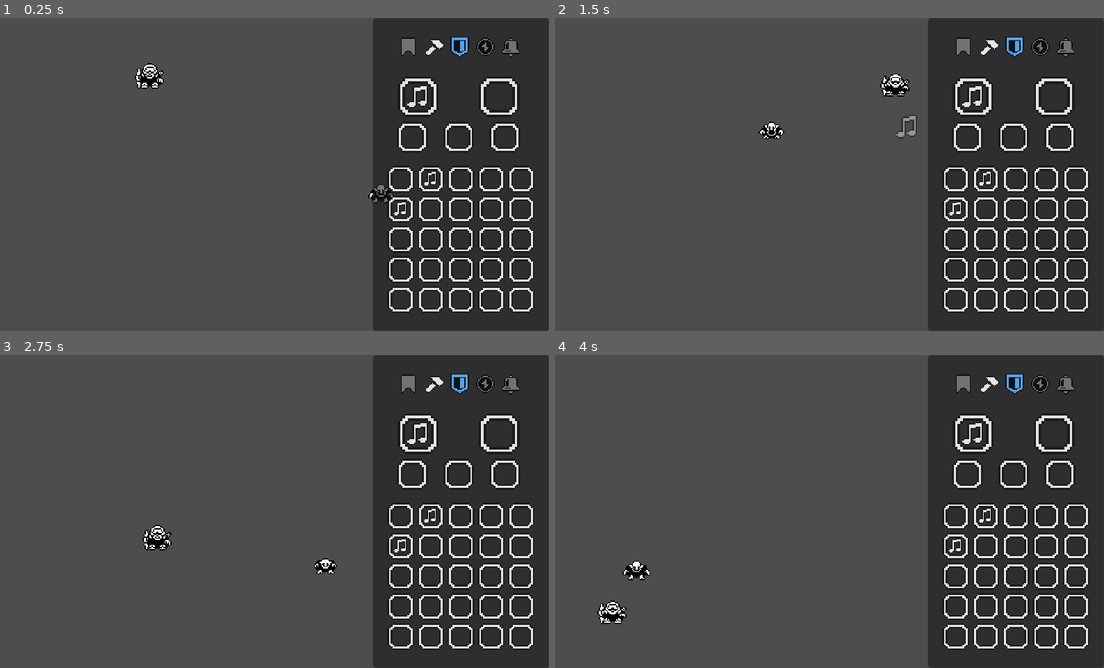
Above: before the commit, frames 1-4 (two rows, left to right).
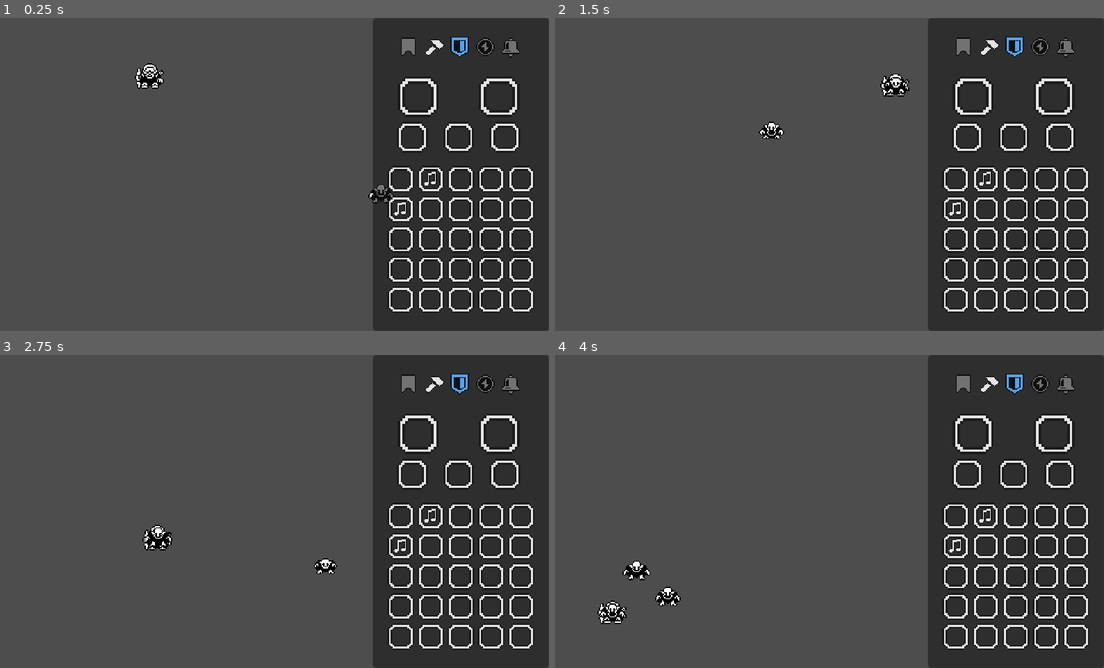
Above: after the commit, the same moments.

Repository: ReyCristian/bullet-kingdom-alchemist
Game: Godot game, scene res://escenas/node_2d.tscn
The game is run twice, just before and just after one commit, with the same random seed, the same clock (stepped at 60 frames per second) and the same inputs. The engine's default icon, where the game draws it, is replaced by a stand-in: a white triangle on a blue panel in a dark square.
Inputs (mouse positions are in pixels of both pictures, inside the frame that each line leads up to):
- Up to frame 1 (0.25 s): no input
- Up to frame 2 (1.5 s): drag from (972, 96) to (895, 171) at 0.52 s; drag from (972, 96) to (736, 146) at 1.27 s
- Up to frame 3 (2.75 s): move the mouse to (499, 433) at 2.02 s; hold Right (ui_right) from 2.03 s (still down); click (499, 433) at 2.1 s
- Up to frame 4 (4 s): release Right (ui_right) at 2.75 s; drag from (966, 473) to (659, 464) at 2.77 s; drag from (1016, 473) to (851, 511) at 3.52 s

The runs differ from the first frame. In frame 1, less than 0.1% of the frame differs, in the area x 74-78%, y 21-29%; in frame 2, 0.3%; in frame 3, 0.2%; in frame 4, 0.3%, in the area x 8-78%, y 21-86%.

Commit message:
recoger basura del suelo

Diff:
--- a/componentes/movimiento_automatico.gd
+++ b/componentes/movimiento_automatico.gd
@@ -15,7 +15,7 @@
 	# Comprueba si hubo colisiones durante este frame
 	if personaje.get_slide_collision_count() > 0:
 		set_random_direction()
-		print("Colisión detectada, nueva dirección aleatoria: ", direction)
+		#print("Colisión detectada, nueva dirección aleatoria: ", direction)
 
 # Función que asigna una nueva dirección basada en un ángulo aleatorio
 func set_random_direction() -> void:
--- a/contenedores/inventario.gd
+++ b/contenedores/inventario.gd
@@ -6,8 +6,8 @@
 
 func _ready():
 	set_tamaño()
-	agregar(load("res://items/armas/gun.tres").duplicate(), 1)
-	agregar(load("res://items/armas/gun.tres").duplicate(), 5)
+	agregar(load("res://items/creados/gun.tres").duplicate(), 1)
+	agregar(load("res://items/creados/gun.tres").duplicate(), 5)
 
 func set_filas(value: int) -> void:
 	filas = value
@@ -34,3 +34,13 @@
 	for i in range(_items.size()):
 		_colocar_slot(_crear_slot(i),i)
 	super._crear_slots()
+
+func agregar(item: Item, index: int = -1) -> Item:
+	if index == -1:
+		index = _items.find(null)
+	return super.agregar(item,index)
+
+func puede_agregar(item: Item, index: int) -> bool:
+	if index == -1:
+		return _items.any(func(x): return x == null)
+	return super.puede_agregar(item, index)
--- /dev/null
+++ b/contenedores/items_sueltos.gd
@@ -0,0 +1,27 @@
+extends Contenedor
+class_name ContenedorItemsSueltos
+
+signal tomar_item(item: Item)
+
+func _ready() -> void:
+	if not is_instance_valid(grid):
+		grid = Control.new()
+		add_child(grid)
+
+func agregar(item: Item, index: int = 0) -> Item:
+	return item
+
+func puede_agregar(item: Item, index: int) -> bool:
+	return false;
+
+func soltar(item:Item, pos:Vector2) -> ItemRect:
+	_items.append(item);
+	var obj = _crear_item(_items.size() - 1)
+	obj.global_position = pos
+	obj.mover_a_slot(grid, pos)
+	obj.mouse_entered.connect(_on_item_mouse_entered.bind(item),ConnectFlags.CONNECT_ONE_SHOT)
+	return obj
+
+func _on_item_mouse_entered(item: Item):
+	tomar_item.emit(item)
+	pass
--- /dev/null
+++ b/controladores/juego.gd
@@ -0,0 +1,18 @@
+extends Node2D
+class_name ControladorJuego
+
+
+
+func _on_child_entered_tree(node: Node) -> void:
+	if node is Enemigo:
+		node.muerte.connect(muerte_enemigo.bind(node))
+	pass # Replace with function body.
+
+
+func muerte_enemigo(e: Node):
+	$ContenedorItemsSueltos.soltar(load("res://items/creados/chapita.tres").duplicate(),e.global_position)
+
+
+func tomar_item(item: Item) -> void:
+	$Deidad.tomar_item(item)
+	pass
--- a/spawn_enemigo.gd
+++ b/controladores/spawn_enemigo.gd
@@ -1,4 +1,5 @@
 extends Area2D
+class_name SpawnEnemigo
 
 @onready var enemigo = load("res://personajes/enemigo.tscn")
 var bool_spawn = true
--- a/controladores/spawn_enemigo.tscn
+++ b/controladores/spawn_enemigo.tscn
@@ -1,11 +1,11 @@
 [gd_scene load_steps=3 format=3 uid="uid://c4v6prg73mrmh"]
 
-[ext_resource type="Script" path="res://spawn_enemigo.gd" id="1_ktqxg"]
+[ext_resource type="Script" path="res://controladores/spawn_enemigo.gd" id="1_h3kg5"]
 
 [sub_resource type="CircleShape2D" id="CircleShape2D_57v1t"]
 
 [node name="Area2D" type="Area2D"]
-script = ExtResource("1_ktqxg")
+script = ExtResource("1_h3kg5")
 
 [node name="CollisionShape2D" type="CollisionShape2D" parent="."]
 shape = SubResource("CircleShape2D_57v1t")
--- a/escenas/node_2d.tscn
+++ b/escenas/node_2d.tscn
@@ -1,8 +1,9 @@
-[gd_scene load_steps=6 format=3 uid="uid://b1dnbkiooiby2"]
+[gd_scene load_steps=7 format=3 uid="uid://b1dnbkiooiby2"]
 
+[ext_resource type="Script" path="res://controladores/juego.gd" id="1_c4lb7"]
 [ext_resource type="PackedScene" uid="uid://doysd4cyg6o44" path="res://personajes/heroe.tscn" id="1_n280o"]
-[ext_resource type="Resource" uid="uid://cjgrqd1i3jkbx" path="res://items/armas/gun.tres" id="2_1qr11"]
 [ext_resource type="PackedScene" uid="uid://ciu0tmh8n58fi" path="res://ui/deidad.tscn" id="4_mkdev"]
+[ext_resource type="Script" path="res://contenedores/items_sueltos.gd" id="5_bgjbg"]
 [ext_resource type="PackedScene" uid="uid://c4v6prg73mrmh" path="res://scripts/spawn_enemigo.tscn" id="7_1yj5m"]
 
 [sub_resource type="RectangleShape2D" id="RectangleShape2D_7mms0"]
@@ -10,10 +11,10 @@
 
 [node name="Juego" type="Node2D"]
 process_mode = 3
+script = ExtResource("1_c4lb7")
 
 [node name="Personaje" parent="." instance=ExtResource("1_n280o")]
 position = Vector2(99, 45)
-item_inicial = ExtResource("2_1qr11")
 
 [node name="Camera2D" type="Camera2D" parent="."]
 position = Vector2(241, 134)
@@ -60,3 +61,11 @@
 position = Vector2(-2, 4)
 
 [node name="Deidad" parent="." instance=ExtResource("4_mkdev")]
+
+[node name="ContenedorItemsSueltos" type="Container" parent="."]
+offset_right = 40.0
+offset_bottom = 40.0
+script = ExtResource("5_bgjbg")
+
+[connection signal="child_entered_tree" from="Area2D" to="." method="_on_child_entered_tree"]
+[connection signal="tomar_item" from="ContenedorItemsSueltos" to="." method="tomar_item"]
--- /dev/null
+++ b/items/creados/chapita.tres
@@ -0,0 +1,23 @@
+[gd_resource type="Resource" script_class="Recurso" load_steps=6 format=3 uid="uid://jpqckp0hai7"]
+
+[ext_resource type="Texture2D" uid="uid://50adndggwk5h" path="res://Sprites/1bit 16px icons part-2 outlines.png" id="1_0x85s"]
+[ext_resource type="Script" path="res://items/recurso.gd" id="1_scxc6"]
+[ext_resource type="Texture2D" uid="uid://buy370shkp8cm" path="res://icon.svg" id="2_0lrtj"]
+[ext_resource type="Script" path="res://ui/itemTexture/item_tile.gd" id="3_jkntw"]
+
+[sub_resource type="Resource" id="Resource_6ssch"]
+script = ExtResource("3_jkntw")
+tile_size = Vector2(18, 18)
+padding = Vector2(6, 6)
+margin = Vector2(7, 7)
+tile = Vector2(19, 19)
+atlas = ExtResource("1_0x85s")
+icono = ExtResource("2_0lrtj")
+
+[resource]
+script = ExtResource("1_scxc6")
+icono = SubResource("Resource_6ssch")
+tipo = 12
+nombre = "Basura"
+peso = 1.0
+rareza = 0
--- a/items/equipable.gd
+++ b/items/equipable.gd
@@ -12,6 +12,8 @@
 @export var evasion: float = 0.0
 @export var resistencia_empuje: float = 0.0
 @export var alcance_extra: int = 0
+
+@export var nodo_uso: PackedScene
 
 var nodo_instanciado: Node = null  # guardamos la instancia del nodo de uso
 
--- a/items/item.gd
+++ b/items/item.gd
@@ -6,8 +6,6 @@
 @export var nombre: String = "Item sin nombre"
 @export var peso: float = 1.0
 @export var rareza: Rareza = Rareza.comun
-
-@export var nodo_uso: PackedScene
 
 var _rect: ItemRect
 
--- a/personajes/enemigo.gd
+++ b/personajes/enemigo.gd
@@ -21,4 +21,4 @@
 
 func _on_area_2d_area_entered(area: Area2D) -> void:
 	if area.is_in_group("bullet"):
-		queue_free()
+		morir()
--- a/personajes/personaje.gd
+++ b/personajes/personaje.gd
@@ -6,6 +6,8 @@
 var arma_equipada: Array[Arma] = [null, null]
 var armadura_equipada: Array[Armadura] = [null, null, null]
 var ultima_arma: bool = true  # true = arma[0], false = arma[1]
+
+signal muerte
 
 @export var item_inicial:Equipable;
 
@@ -69,4 +71,5 @@
 	return null
 
 func morir():
+	muerte.emit()
 	queue_free()
--- a/scripts/spawn_enemigo.tscn
+++ b/scripts/spawn_enemigo.tscn
@@ -1,6 +1,6 @@
 [gd_scene load_steps=3 format=3 uid="uid://c4v6prg73mrmh"]
 
-[ext_resource type="Script" path="res://spawn_enemigo.gd" id="1_ktqxg"]
+[ext_resource type="Script" path="res://controladores/spawn_enemigo.gd" id="1_ktqxg"]
 
 [sub_resource type="CircleShape2D" id="CircleShape2D_57v1t"]
 
--- a/ui/deidad.gd
+++ b/ui/deidad.gd
@@ -9,7 +9,6 @@
 
 func _ready():
 	icono_navegador_clickeado(icono_inicial)
-	print("actualiza")
 	deshabilitar_vacios();
 
 func entra_panel(child: Node):
@@ -21,11 +20,9 @@
 		basurero = child
 	elif child is Equipamento:
 		equipamento = child
-	print("entra")
 	deshabilitar_vacios();
 
 func sale_panel(child: Node):
-	print("sale")
 	deshabilitar_vacios();
 
 func entra_navegador(child: Node):
@@ -54,3 +51,6 @@
 		var nuevo_valor = (icono == _icono)
 		if icono.seleccionado != nuevo_valor:
 			icono.seleccionado = nuevo_valor
+
+func tomar_item(item: Item):
+	inventario.agregar(item)
--- a/ui/deidad.tscn
+++ b/ui/deidad.tscn
@@ -40,6 +40,7 @@
 offset_right = 151.0
 
 [node name="Inventario" type="Container" parent="Panel" node_paths=PackedStringArray("grid") groups=["Equipo", "Forja"]]
+layout_mode = 0
 offset_left = 11.0
 offset_top = 126.0
 offset_right = 142.0
@@ -47,7 +48,7 @@
 script = ExtResource("1_xwlpk")
 columnas = 5
 espacio_slot = Vector2(10, 10)
-grid = NodePath("@GridContainer@181691")
+grid = NodePath("@GridContainer@17240")
 
 [node name="Navegador" type="HBoxContainer" parent="."]
 offset_left = 342.0
Renamed: items/armas/gun.tres -> items/creados/gun.tres
Not shown: 6 places in ui/deidad.tscn that only renumber resources
